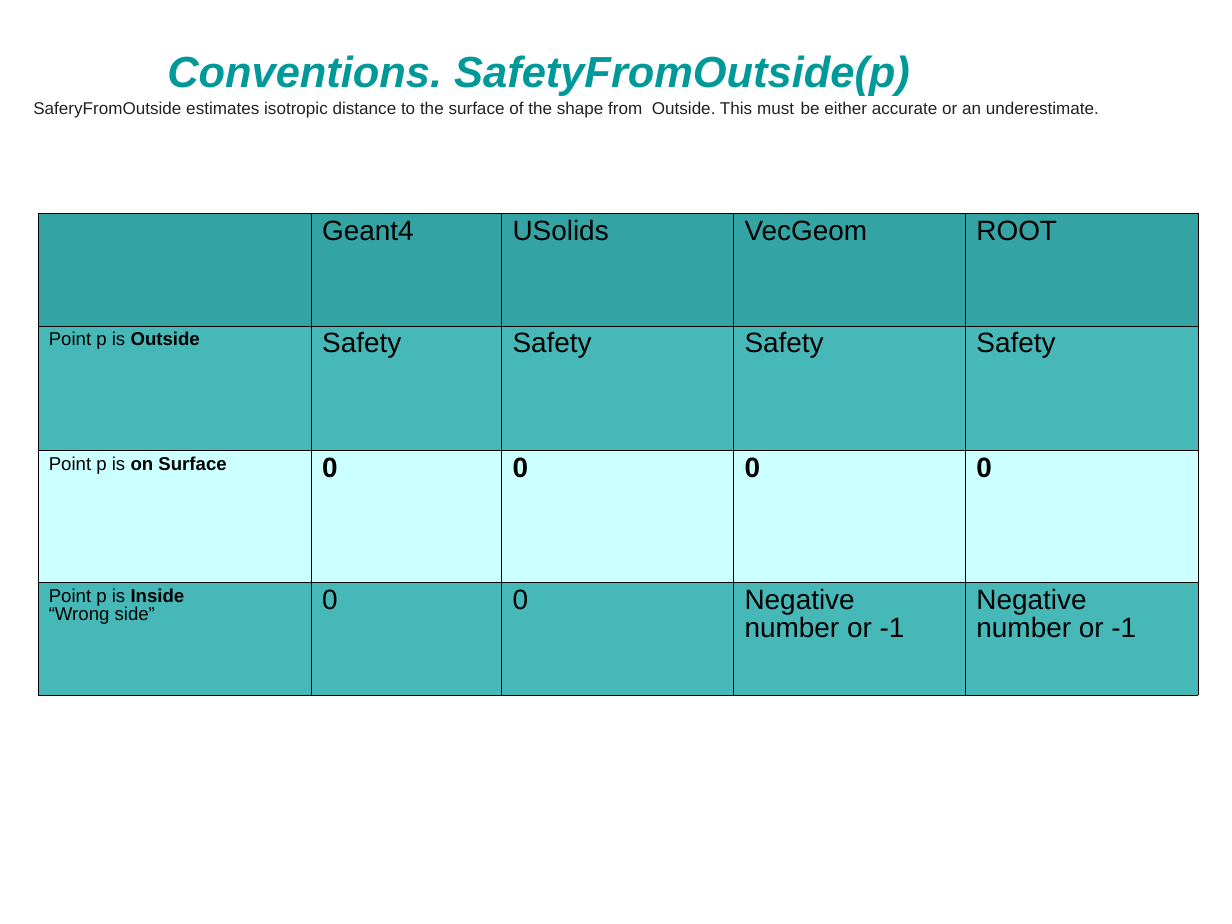
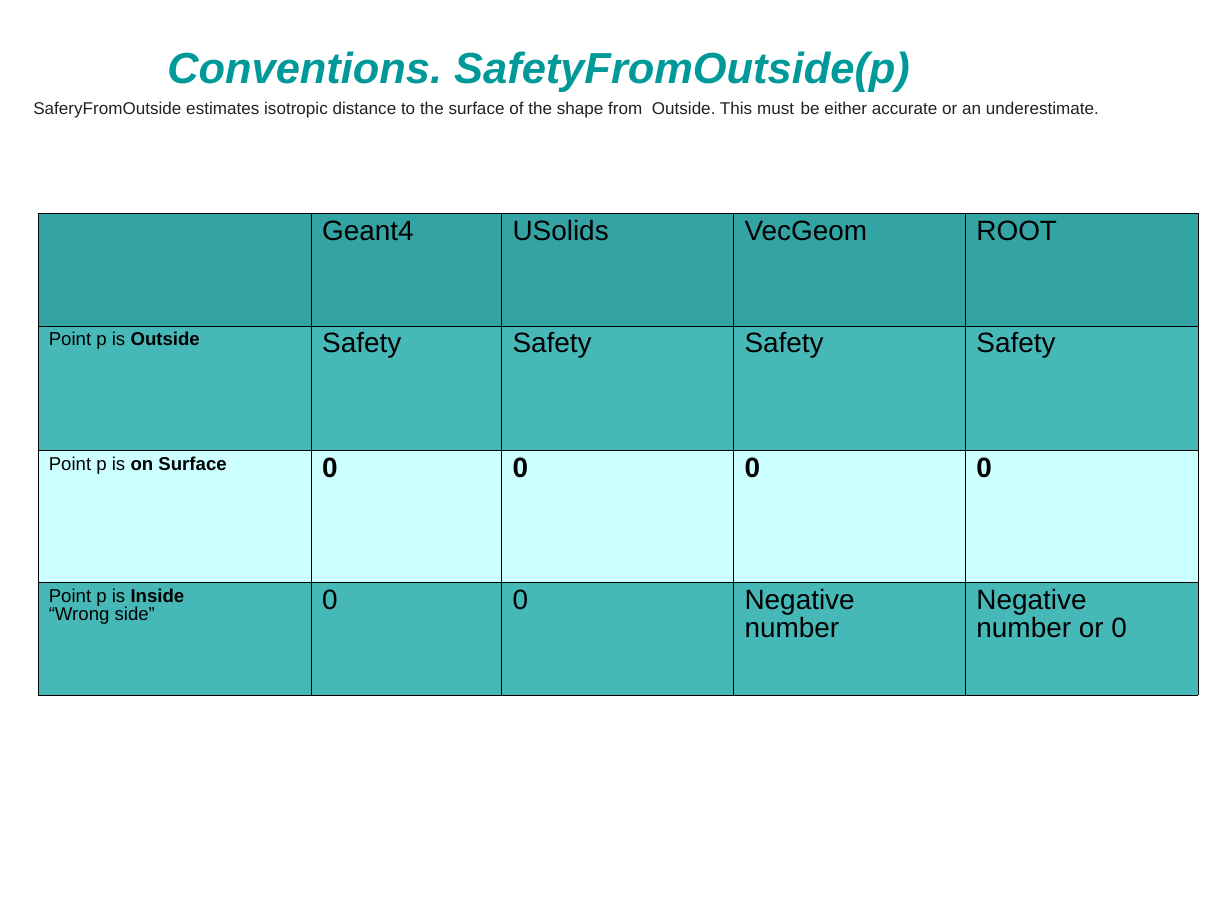
Before and after one commit to amadio/vecgeom, a slide deck: slide 8 of doc/shapes_conventions.ppt. Drawn at 1232x924 pixels with LibreOffice and Linux fonts; fonts in the diff are those of the drawing. Boxes give left, top, right and bottom in pixels: in the first picture for what was removed or moved away, otherwise in the second. Text is boxed around its words. In the diff, an @@ line names an element or a change of style, - is before the commit and + after.

Commit message:
Updated conventions for distances...

```diff
--- a/doc/shapes_conventions.ppt
+++ b/doc/shapes_conventions.ppt
@@ text "Conventions. SafetyFromOutside(p)" at [167, 51, 910, 92]: line spacing 0.93 to 0.83 @@
@@ table at [38, 212, 1198, 695] @@
-row 4, column 4: Negative number or -1
+row 4, column 4: Negative number
-row 4, column 5: Negative number or -1
+row 4, column 5: Negative number or 0
```
Also in this commit, not shown: 3 other slides changed, 1 other file.
